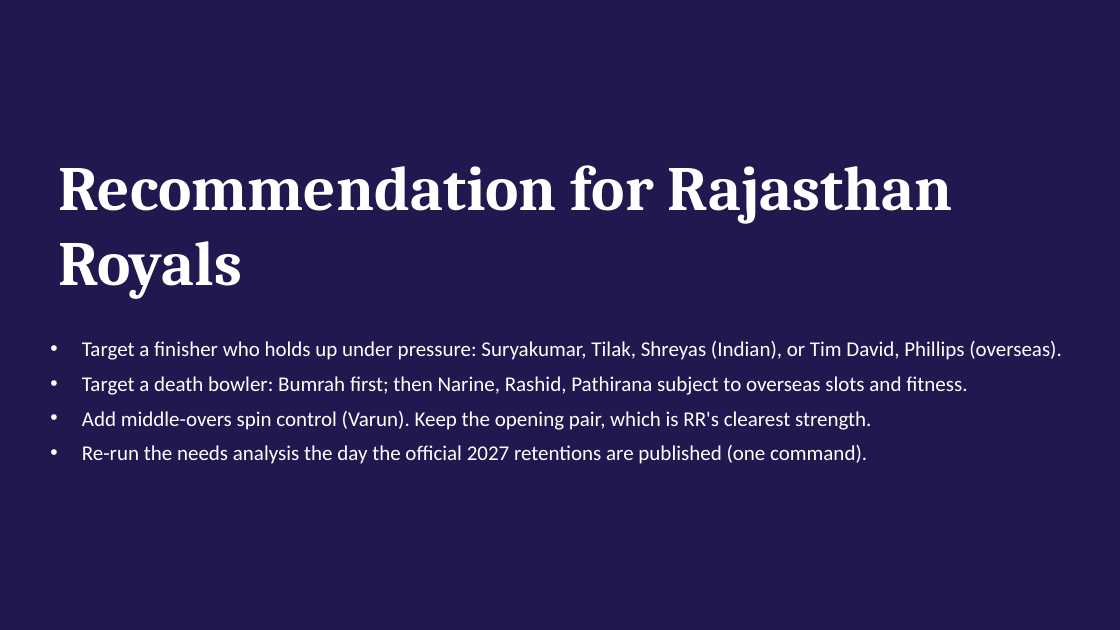
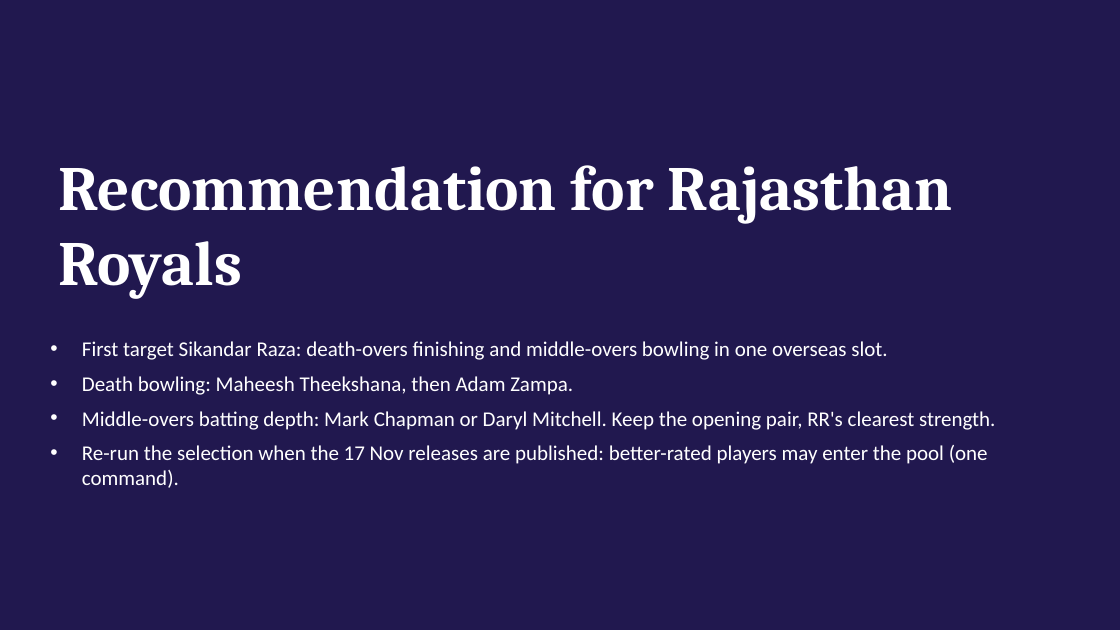
Before and after one commit to Anurag-1902-Patil/RR-Hackathon, a slide deck: slide 25 of reports/presentation.pptx (slide 24 before the commit). Drawn at 1120x630 pixels with LibreOffice and Linux fonts; fonts in the diff are those of the drawing. Boxes give left, top, right and bottom in pixels: in the first picture for what was removed or moved away, otherwise in the second. Text is boxed around its words. In the diff, an @@ line names an element or a change of style, - is before the commit and + after.

```diff
--- a/reports/presentation.pptx
+++ b/reports/presentation.pptx
@@ text at bbox=[82, 341, 995, 488]: text changed @@
-• Target a finisher who holds up under pressure: Suryakumar, Tilak, Shreyas (Indian), or Tim David, Phillips (overseas).
-• Target a death bowler: Bumrah first; then Narine, Rashid, Pathirana subject to overseas slots and fitness.
-• Add middle-overs spin control (Varun). Keep the opening pair, which is RR's clearest strength.
-• Re-run the needs analysis the day the official 2027 retentions are published (one command).
+• First target Sikandar Raza: death-overs finishing and middle-overs bowling in one overseas slot.
+• Death bowling: Maheesh Theekshana, then Adam Zampa.
+• Middle-overs batting depth: Mark Chapman or Daryl Mitchell. Keep the opening pair, RR's clearest strength.
+• Re-run the selection when the 17 Nov releases are published: better-rated players may enter the pool (one command).
```
Also in this commit, not shown: 12 other slides changed, 2 slides added, 1 slide removed, 3 other files.
